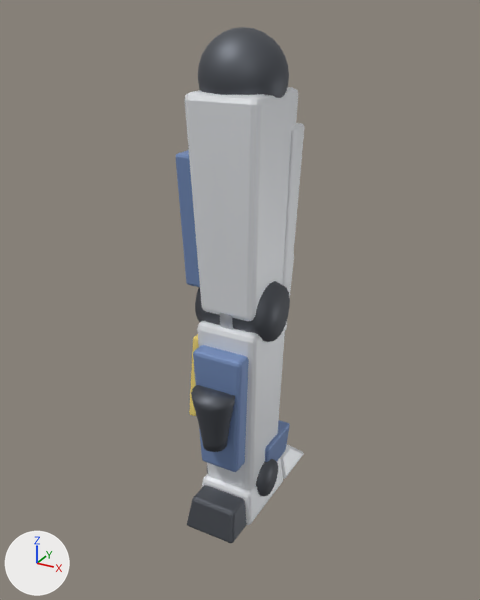
The glTF model game/assets/mech/leg_fast_l.glb as it was, and as the next commit left it.
Rendered twice from a 50 mm camera at (5.6, -10.3, 1.05) aimed at (-0.2, 0.26, -4.23). The axes (+X, +Y, +Z) are drawn at lower left. The lights are the same throughout. The picture after the commit comes second. Where no turn or scale is listed for an object, it has been applied to the vertices. Vertices at exactly the same position are counted once.

The first picture shows 'ankle', 'ankle_guard', 'calf', 'calf_thruster', 'foot', 'heel', 'hip_joint', 'knee', 'shin', 'shin_fin', 'thigh', 'thigh_front', 'thigh_side', 'toe' and 2 more.
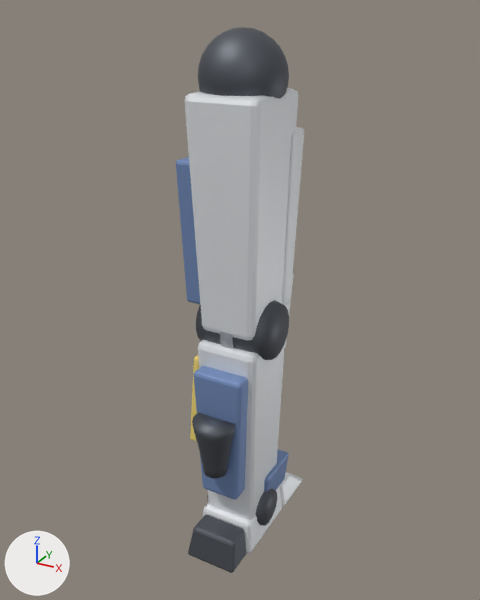
Location of each change, [x1, y1, x2, y2] in pixels of the pictures (480 x 600 px; the box of a moved part takes in the faces that stretch with it):
'thigh', reshaped, moved (8% taller): before [185, 87, 298, 321]; after [185, 88, 298, 340]
'shin', reshaped, moved (6% taller): before [197, 321, 285, 490]; after [198, 340, 285, 520]
'calf', moved, rescaled: before [193, 345, 249, 472]; after [194, 366, 249, 500]
'heel', moved: before [187, 485, 247, 543]; after [188, 515, 246, 573]
'knee', moved: before [195, 281, 290, 342]; after [196, 300, 289, 360]
'calf_thruster', moved: before [191, 385, 235, 452]; after [192, 412, 235, 478]
'foot', moved: before [202, 458, 283, 525]; after [202, 486, 282, 554]
'thigh_side', moved, rescaled (7% taller): before [176, 150, 200, 287]; after [176, 157, 200, 304]
'thigh_front', reshaped, moved (8% taller): before [283, 123, 304, 287]; after [282, 127, 304, 305]
'ankle', moved: before [207, 459, 278, 496]; after [207, 488, 277, 525]
'ankle_guard', moved: before [265, 420, 290, 462]; after [264, 449, 289, 492]
'toe', moved: before [280, 444, 304, 479]; after [279, 472, 303, 506]
'shin_fin', moved: before [189, 334, 199, 416]; after [190, 355, 199, 441]
part 1 of me_thigh, moved or reshaped: before [185, 87, 298, 318]; after [185, 88, 298, 337]
part 3 of me_thigh_side, moved or reshaped: before [176, 150, 200, 286]; after [176, 157, 200, 303]
part 4 of me_calf, moved or reshaped: before [193, 345, 249, 471]; after [194, 366, 249, 498]

The change, as a diff of the scene's bpy script:
```diff
--- a/game/assets/mech/leg_fast_l.glb.py
+++ b/game/assets/mech/leg_fast_l.glb.py
@@ me_thigh @@
-me_thigh.from_pydata(...)  # 56 vertices, 108 faces; spans x -0.71..0.71, y -0.82..0.82, z 0.0..3.99
+me_thigh.from_pydata(...)  # 56 vertices, 108 faces; spans x -0.71..0.71, y -0.82..0.82, z 0.0..4.36
+# me_thigh part 1: the whole mesh is multiplied about the mesh origin by the matrix ((1.0, 0.0, 0.0), (0.0, 1.0, 0.0), (0.0, 0.0, 1.096))
 me_thigh.materials.append(mat_m_main)
@@ me_thigh_front @@
-me_thigh_front.from_pydata(...)  # 56 vertices, 108 faces; spans x -0.74..0.74, y -0.25..0.25, z 0.0..3.15
+me_thigh_front.from_pydata(...)  # 56 vertices, 108 faces; spans x -0.74..0.74, y -0.25..0.25, z 0.0..3.45
+# me_thigh_front part 2: the whole mesh is multiplied about the mesh origin by the matrix ((1.0, 0.0, 0.0), (0.0, 1.0, 0.0), (0.0, 0.0, 1.095))
 me_thigh_front.materials.append(mat_m_main)
@@ me_thigh_side @@
-me_thigh_side.from_pydata(...)  # 56 vertices, 108 faces; spans x -0.25..0.25, y -0.67..0.67, z 0.0..2.52
+me_thigh_side.from_pydata(...)  # 56 vertices, 108 faces; spans x -0.25..0.25, y -0.67..0.67, z 0.0..2.76
+# me_thigh_side part 3: the whole mesh is scaled about its middle by (1, 1, 1.1), then moved by (0.0, 0.0, 0.12)
 me_thigh_side.materials.append(mat_m_sub)
@@ me_calf @@
-me_calf.from_pydata(...)  # 56 vertices, 108 faces; spans x -0.52..0.52, y -0.38..0.38, z 0.0..2.52
+me_calf.from_pydata(...)  # 56 vertices, 108 faces; spans x -0.52..0.52, y -0.38..0.38, z 0.0..2.76
+# me_calf part 4: the whole mesh is scaled about its middle by (1, 1, 1.1), then moved by (0.0, 0.0, 0.12)
 me_calf.materials.append(mat_m_sub)
@@ me_shin @@
-me_shin.from_pydata(...)  # 56 vertices, 108 faces; spans x -0.63..0.63, y -0.74..0.74, z 0.0..3.99
+me_shin.from_pydata(...)  # 56 vertices, 108 faces; spans x -0.63..0.63, y -0.74..0.74, z 0.0..4.36
+# me_shin part 5: the whole mesh is multiplied about the mesh origin by the matrix ((1.0, 0.0, 0.0), (0.0, 1.0, 0.0), (0.0, 0.0, 1.096))
 me_shin.materials.append(mat_m_main)
@@ ob_thigh @@
 ob_thigh = bpy.data.objects.new('thigh', me_thigh)
-ob_thigh.location = (0.0, 0.0, -4.2)
+ob_thigh.location = (0.0, 0.0, -4.59)
@@ ob_thigh_front @@
 ob_thigh_front = bpy.data.objects.new('thigh_front', me_thigh_front)
-ob_thigh_front.location = (0.0, 0.75, -3.99)
+ob_thigh_front.location = (0.0, 0.75, -4.36)
@@ ob_thigh_side @@
 ob_thigh_side = bpy.data.objects.new('thigh_side', me_thigh_side)
-ob_thigh_side.location = (-0.75, 0.0, -3.78)
+ob_thigh_side.location = (-0.75, 0.0, -4.13)
@@ ob_knee @@
 ob_knee = bpy.data.objects.new('knee', me_knee)
-ob_knee.location = (0.0, 0.0, -4.2)
+ob_knee.location = (0.0, 0.0, -4.59)
@@ ob_ankle @@
 ob_ankle = bpy.data.objects.new('ankle', me_ankle)
-ob_ankle.location = (0.0, 0.0, -8.07)
+ob_ankle.location = (0.0, 0.0, -8.85)
@@ ob_ankle_guard @@
 ob_ankle_guard = bpy.data.objects.new('ankle_guard', me_ankle_guard)
-ob_ankle_guard.location = (0.0, 0.51, -8.07)
+ob_ankle_guard.location = (0.0, 0.51, -8.85)
@@ ob_calf @@
 ob_calf = bpy.data.objects.new('calf', me_calf)
-ob_calf.location = (0.0, -0.67, -7.36)
+ob_calf.location = (0.0, -0.67, -8.04)
@@ ob_calf_thruster @@
 ob_calf_thruster = bpy.data.objects.new('calf_thruster', me_calf_thruster)
-ob_calf_thruster.location = (0.0, -1.12, -6.73)
+ob_calf_thruster.location = (0.0, -1.12, -7.35)
@@ ob_foot @@
 ob_foot = bpy.data.objects.new('foot', me_foot)
-ob_foot.location = (0.0, 0.0, -8.75)
+ob_foot.location = (0.0, 0.0, -9.53)
@@ ob_heel @@
 ob_heel = bpy.data.objects.new('heel', me_heel)
-ob_heel.location = (0.0, -1.11, -8.75)
+ob_heel.location = (0.0, -1.11, -9.53)
@@ ob_shin @@
 ob_shin = bpy.data.objects.new('shin', me_shin)
-ob_shin.location = (0.0, 0.0, -8.41)
+ob_shin.location = (0.0, 0.0, -9.19)
@@ ob_shin_fin @@
 ob_shin_fin = bpy.data.objects.new('shin_fin', me_shin_fin)
-ob_shin_fin.location = (-0.75, -0.34, -6.52)
+ob_shin_fin.location = (-0.75, -0.34, -7.12)
@@ ob_toe @@
 ob_toe = bpy.data.objects.new('toe', me_toe)
-ob_toe.location = (0.0, 1.45, -8.75)
+ob_toe.location = (0.0, 1.45, -9.53)
```
